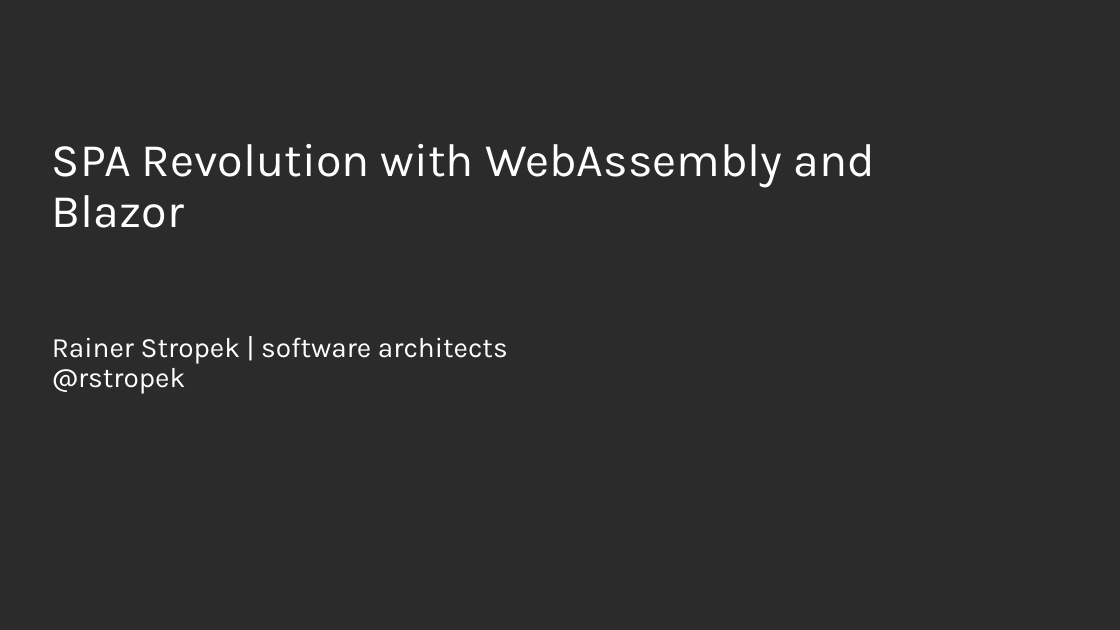
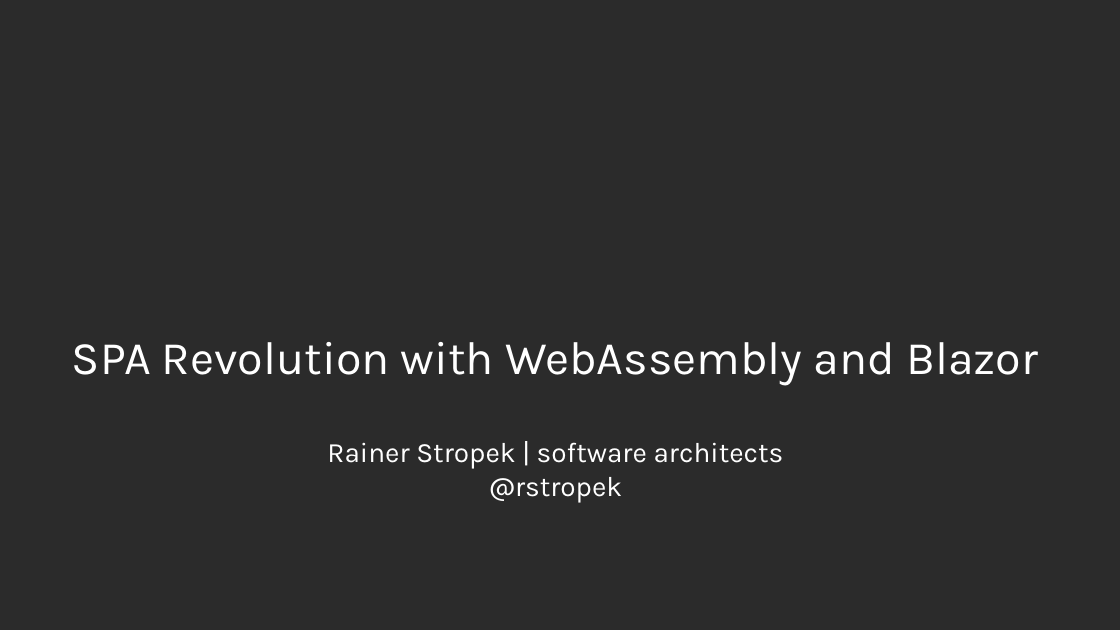
Before and after one commit to software-architects/learn-blazor, a slide deck: slide 1 of static/slides/Blazor-Intro.pptx (slide 2 before the commit). Drawn at 1120x630 pixels with LibreOffice and Linux fonts; fonts in the diff are those of the drawing; background and template pictures are left out; a plain dark background stands for a picture behind light text. Boxes give left, top, right and bottom in pixels: in the first picture for what was removed or moved away, otherwise in the second. Text is boxed around its words. In the diff, an @@ line names an element or a change of style, - is before the commit and + after.

Commit message:
Minor refresh of slides, iJS layout

```diff
--- a/static/slides/Blazor-Intro.pptx
+++ b/static/slides/Blazor-Intro.pptx
@@ title "SPA Revolution with WebAssembly and ...": place and size @@
-title "SPA Revolution with WebAssembly and ..." at [52,144,875,394]
+title "SPA Revolution with WebAssembly and ..." at [72,342,1038,502]
@@ title "SPA Revolution with WebAssembly and ..." at [72,342,1038,502]: alignment left to centre; line spacing 0.9 to 1 @@
```
Also in this commit, not shown: 4 other slides changed, 1 slide added, 2 slides removed, 1 other file.
